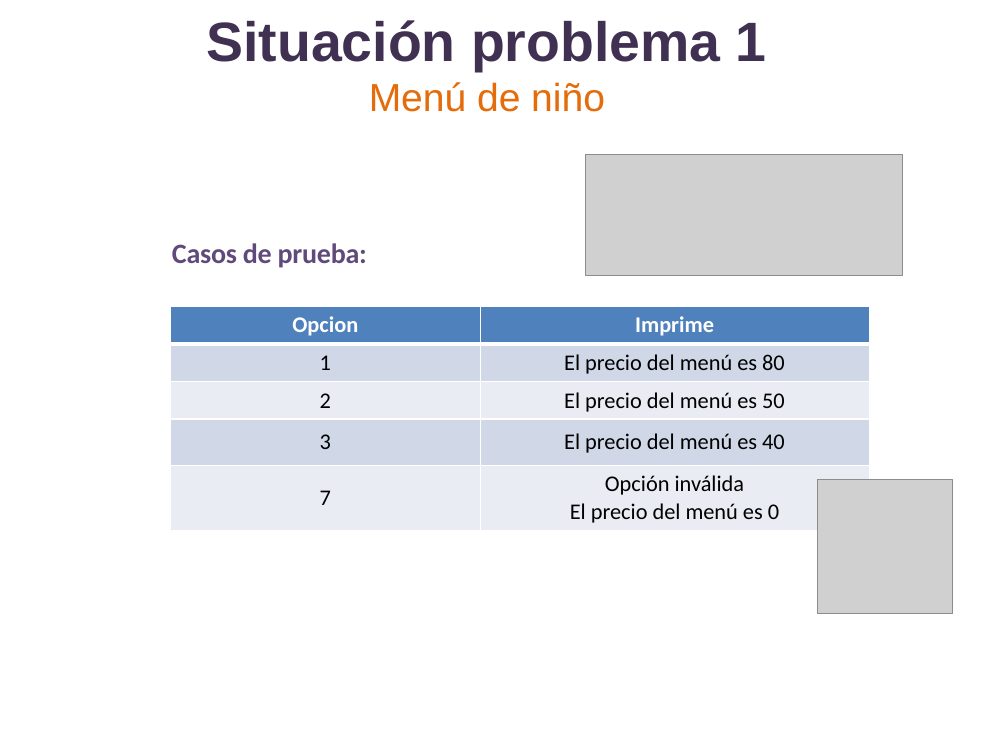
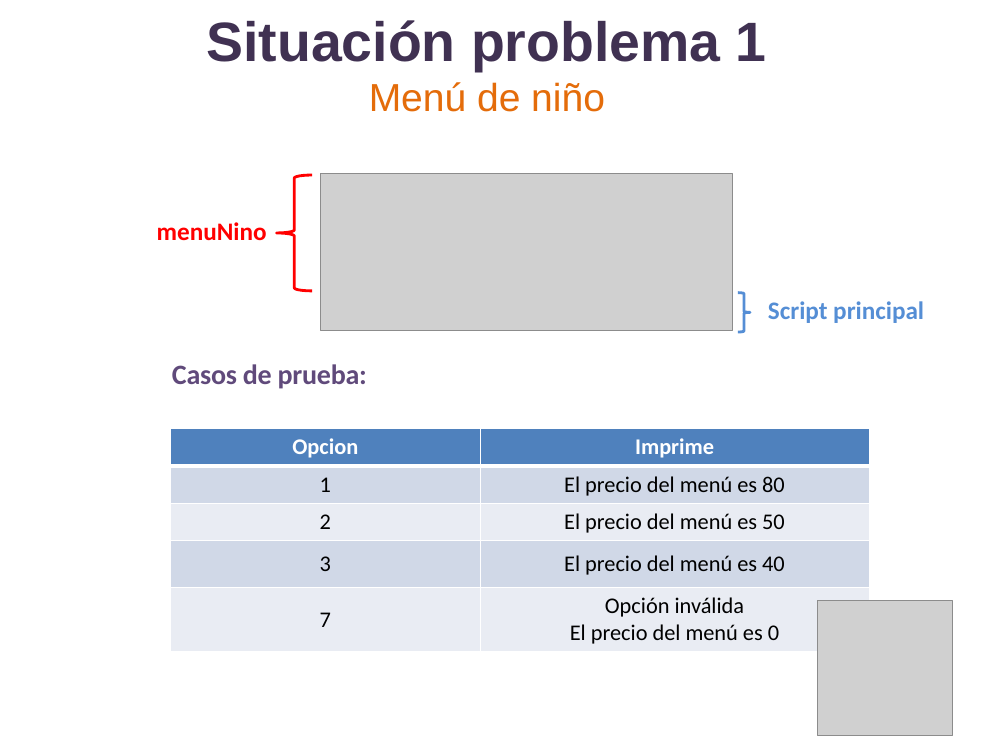
Before and after one commit to lizetheP/PensamientoC, a slide deck: slide 10 of Calendario2019/Presentaciones/Semana2/SITUACION1_F.pptx. Drawn at 1008x756 pixels with LibreOffice and Linux fonts; fonts in the diff are those of the drawing; grey boxes stand for pictures. Boxes give left, top, right and bottom in pixels: in the first picture for what was removed or moved away, otherwise in the second. Text is boxed around its words. In the diff, an @@ line names an element or a change of style, - is before the commit and + after.

```diff
--- a/Calendario2019/Presentaciones/Semana2/SITUACION1_F.pptx
+++ b/Calendario2019/Presentaciones/Semana2/SITUACION1_F.pptx
@@ left brace added at <box>276,175,311,291</box>, outline #FF0000 2 pt @@
@@ picture: place and size @@
-picture at <box>586,154,903,275</box>
+picture at <box>321,174,732,331</box>
@@ text added at <box>157,222,267,241</box>, 18 pt, text #FF0000, bold @@
+menuNino
@@ left brace added at <box>738,292,750,332</box>, outline #558ED5 2 pt @@
@@ text added at <box>768,301,924,323</box>, 18 pt, text #558ED5, bold @@
+Script principal
@@ 1 picture, 1 text, 1 table: place and size @@
-1 picture, 1 text, 1 table at <box>170,243,952,613</box>
+1 picture, 1 text, 1 table at <box>170,364,952,735</box>
```
Also in this commit, not shown: 13 other slides changed, 9 other files.
